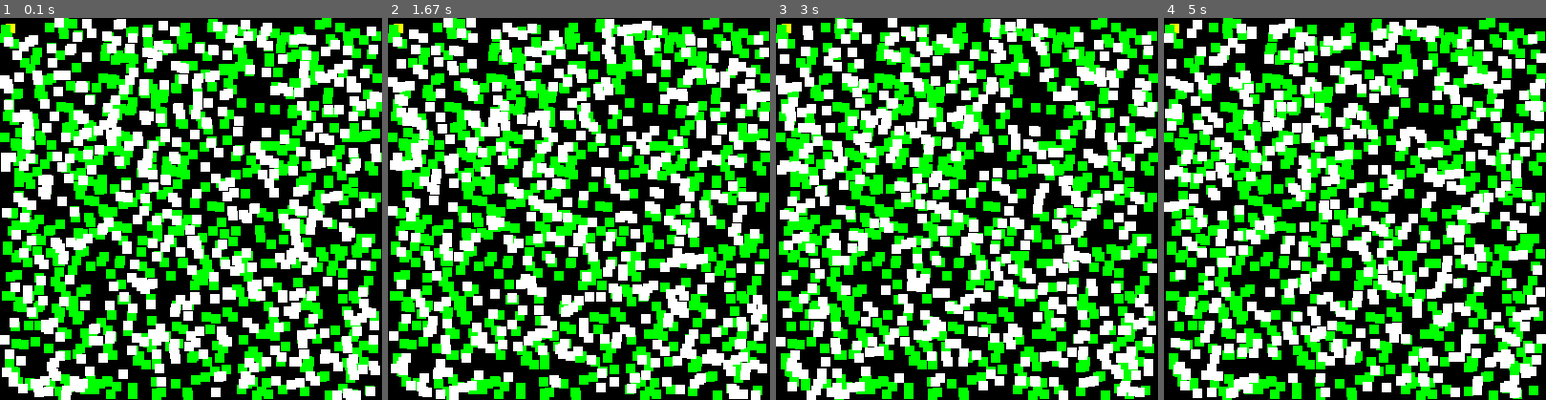
Above: before the commit, frames 1-4 (left to right).
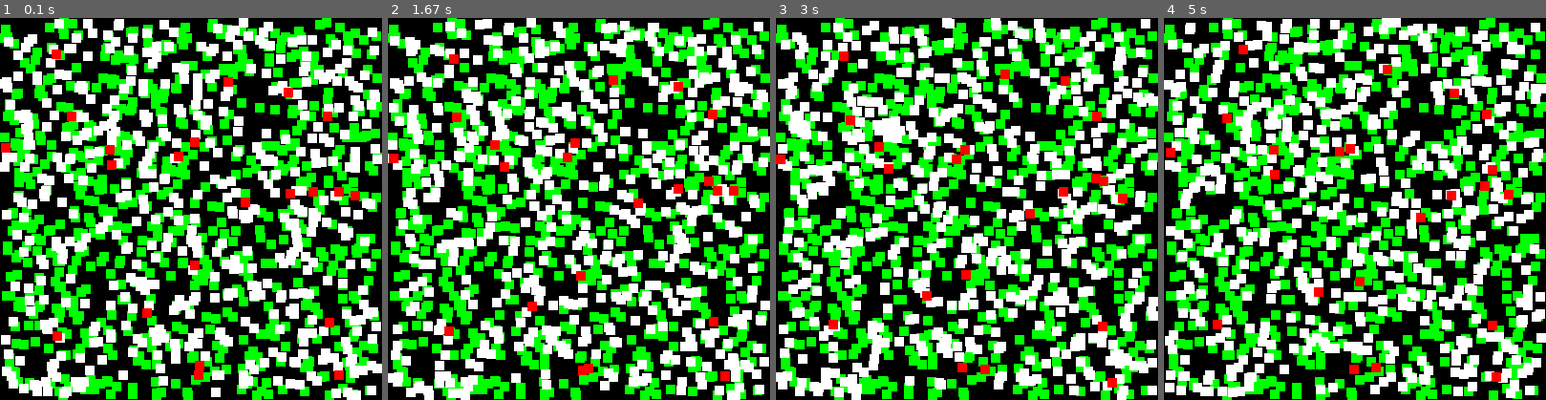
Above: after the commit, the same moments.

Repository: emiliewermelinger/info2
Game: pygame game, started from projet/test-pygame.py
Two runs of this game, one before a commit and one after it. Both use one fixed random seed, a clock stepped at 60 frames per second and the inputs below.
Inputs:
- Up to frame 1 (0.1 s): no input
- Up to frame 2 (1.67 s): no input
- Up to frame 3 (3 s): no input
- Up to frame 4 (5 s): no input

The runs differ from the first frame. In frame 1, 9.0% of the frame differs, in the area x 0-100%, y 0-100%; in frame 2, 33%; in frame 3, 35%; in frame 4, 37%.

Commit message:
lapins, renard et plantes

Diff:
--- a/projet/code_py.py
+++ b/projet/code_py.py
@@ -176,23 +176,22 @@
 
     def __init_actors(self) -> None:
         self.__player_sprite = pygame.sprite.Group()
-        player: Actor = Actor(pygame.Vector2(0, 0))
-        ActorSpriteDrivenByMouse(self.__screen, player, "yellow", [self.__player_sprite])
 
         self.__actors_sprites = pygame.sprite.Group()
-        #random_speed: pygame.Vector2 = pygame.Vector2(randint(-1, 1), randint(-1, 1))
         for actor_00 in range(700):
             position = pygame.Vector2(randint(0, WINDOW_SIZE[0]-10), randint(0, WINDOW_SIZE[1]-10))
             actor= Actor(position)
             ActorSpriteDrivenBySpeed(self.__screen, actor, "green", [self.__actors_sprites])
-        #actor_00: Actor = Actor(pygame.Vector2(randint(50, 100), randint(50, 100)))
+
         for actor_001 in range (520):
             position = pygame.Vector2(randint(0, WINDOW_SIZE[0] - 10), randint(0, WINDOW_SIZE[1] - 10))
             actor = Actor(position)
             ActorSpriteDrivenByRandom(self.__screen, actor, "white", [self.__actors_sprites])
-        #actor_01: Actor = Actor(pygame.Vector2(210, 160))
-        #ActorSpriteDrivenBySpeed(self.__screen, actor_00, "green", [self.__actors_sprites])
-        #ActorSpriteDrivenByRandom(self.__screen, actor_01, "red", [self.__actors_sprites])
+
+        for _ in range(22):
+            position = pygame.Vector2(randint(0, WINDOW_SIZE[0]-10), randint(0, WINDOW_SIZE[1]-10))
+            actor= Actor(position)
+            ActorSpriteDrivenByRandom(self.__screen, actor, "red", [self.__actors_sprites])
 
     def __update_actors(self) -> None:
         self.__player_sprite.update()
